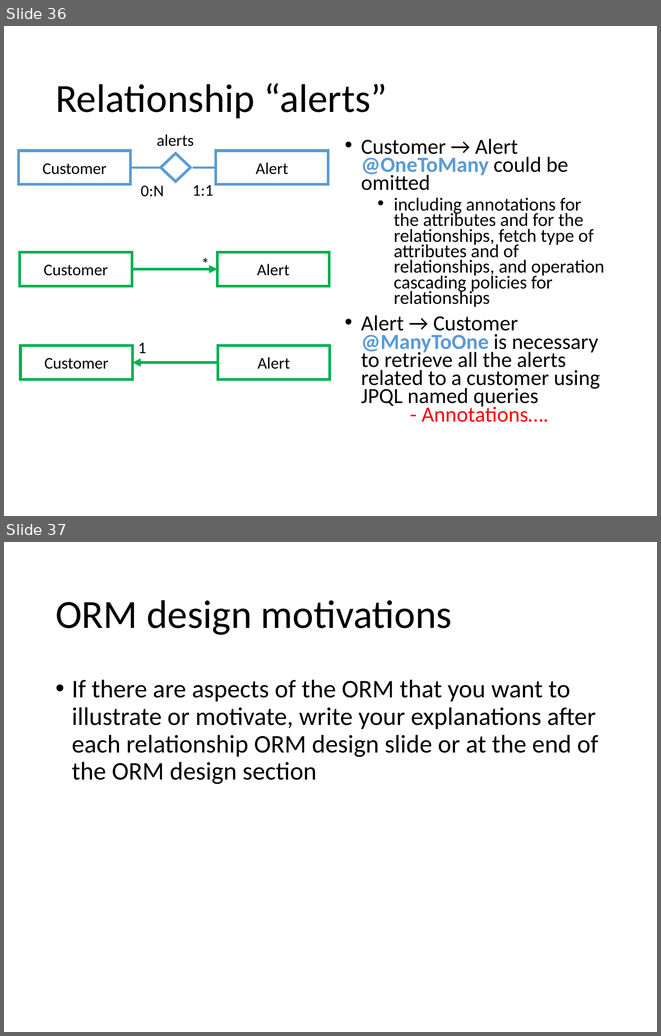
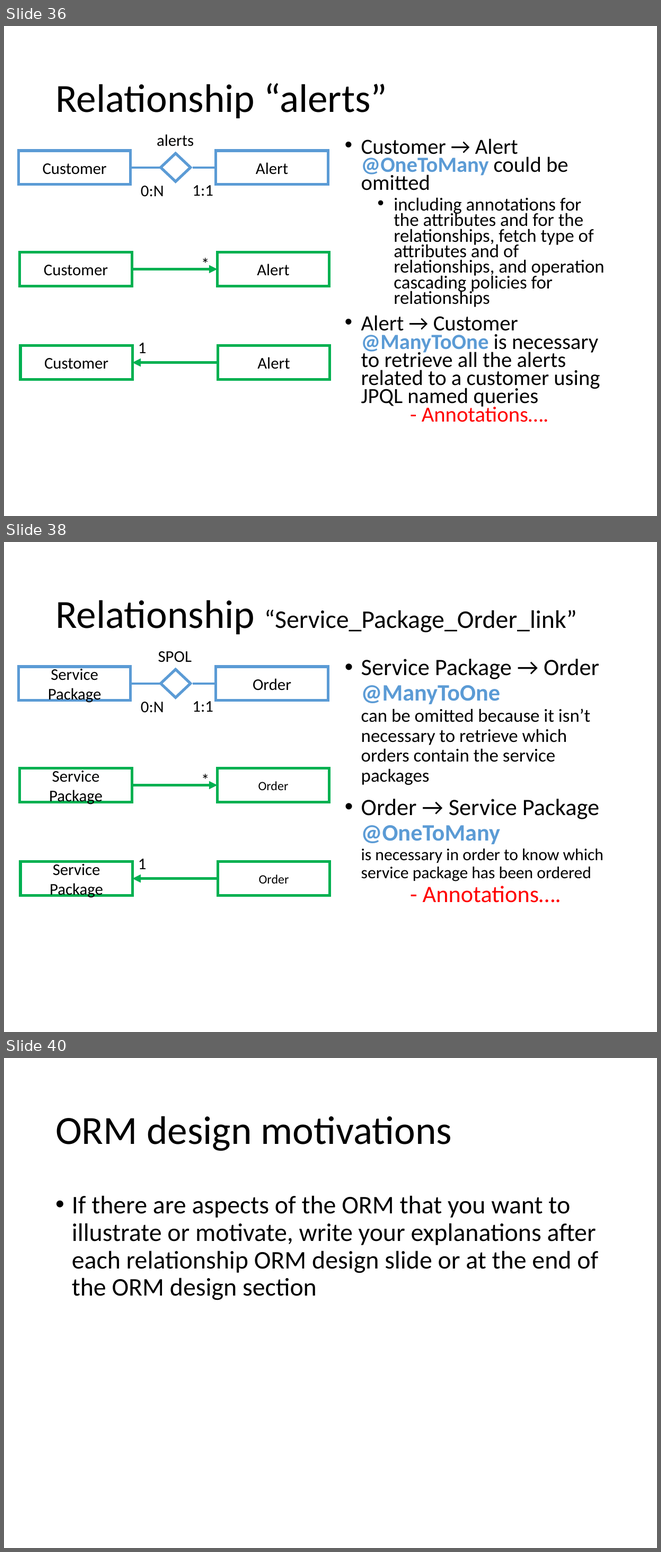
Before and after one commit to andrearestelli/db2-project, a slide deck: docs/documentation.pptx. Shown one above the other, each under a label of ours: slides 36 and 37 before the commit, slides 36, 38 and 40 after it; the slides between them are not shown. The pictures are 661x1036 and 661x1552 pixels, drawn with LibreOffice and Linux fonts; fonts in the diff are those of the drawing. Boxes give left, top, right and bottom in pixels: in the first picture for what was removed or moved away, otherwise in the second. Text is boxed around its words. In the diff, an @@ line names an element or a change of style, - is before the commit and + after.

```diff
--- a/docs/documentation.pptx
+++ b/docs/documentation.pptx
@@ slide 38 added at <box>4,542,657,1032</box>, background #FFFFFF @@
@@ title added at <box>55,600,577,634</box>, 28 pt, text #000000 @@
+Relationship “Service_Package_Order_link”
@@ text added at <box>158,651,192,662</box>, 18 pt, text #000000 @@
+SPOL
@@ rectangle added at <box>18,667,131,700</box>, fill #FFFFFF, outline #5B9BD5 3 pt, 18 pt, text #000000 @@
+Service Package
@@ rectangle added at <box>216,667,328,700</box>, fill #FFFFFF, outline #5B9BD5 3 pt, 18 pt, text #000000 @@
+Order
@@ text added at <box>361,659,603,902</box>, 20.4 pt, text #000000 @@
+• Service Package → Order
+  @ManyToOne
+  can be omitted because it isn’t necessary to retrieve which orders contain the service packages
+• Order → Service Package
+  @OneToMany
+  is necessary in order to know which service package has been ordered
+  - Annotations….
@@ line added from (161, 684) to (131, 684), #5B9BD5 2.25 pt @@
@@ diamond added at <box>160,670,191,698</box>, fill #FFFFFF, outline #5B9BD5 3 pt @@
@@ line added from (216, 684) to (193, 684), #5B9BD5 2.25 pt @@
@@ text added at <box>141,702,164,713</box>, 18 pt, text #000000 @@
+0:N
@@ text added at <box>192,701,213,712</box>, 18 pt, text #000000 @@
+1:1
@@ rectangle added at <box>20,768,132,802</box>, outline #00B050 3 pt, 18 pt, text #000000 @@
+Service Package
@@ text added at <box>195,766,216,792</box>, 18 pt, text #000000 @@
+*
@@ rectangle added at <box>218,768,330,802</box>, outline #00B050 3 pt, 14 pt, text #000000 @@
+Order
@@ arrow added from (132, 785) to (218, 785), #00B050 3 pt @@
@@ text added at <box>138,858,147,869</box>, 18 pt, text #000000 @@
+1
@@ rectangle added at <box>20,861,133,896</box>, outline #00B050 3 pt, 18 pt, text #000000 @@
+Service Package
@@ rectangle added at <box>218,861,330,896</box>, outline #00B050 3 pt, 14 pt, text #000000 @@
+Order
@@ arrow added from (218, 878) to (133, 878), #00B050 3 pt @@
@@ what was slide 37 is now slide 40 @@
```
Also in this commit, not shown: 2 other slides added.
